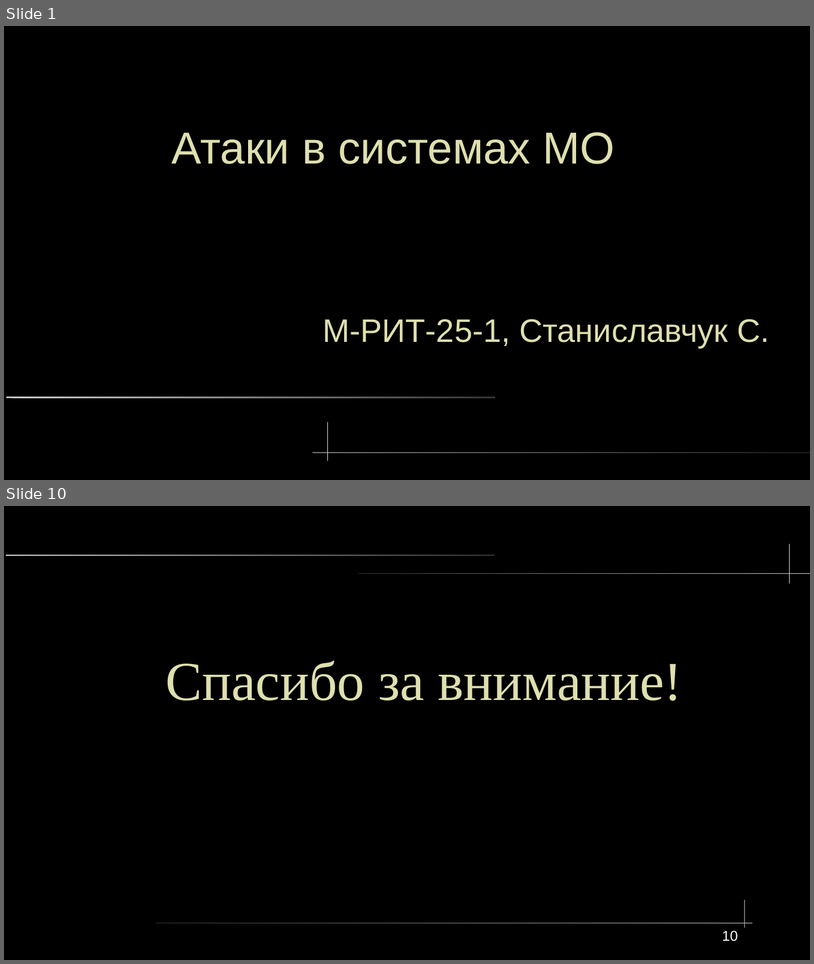
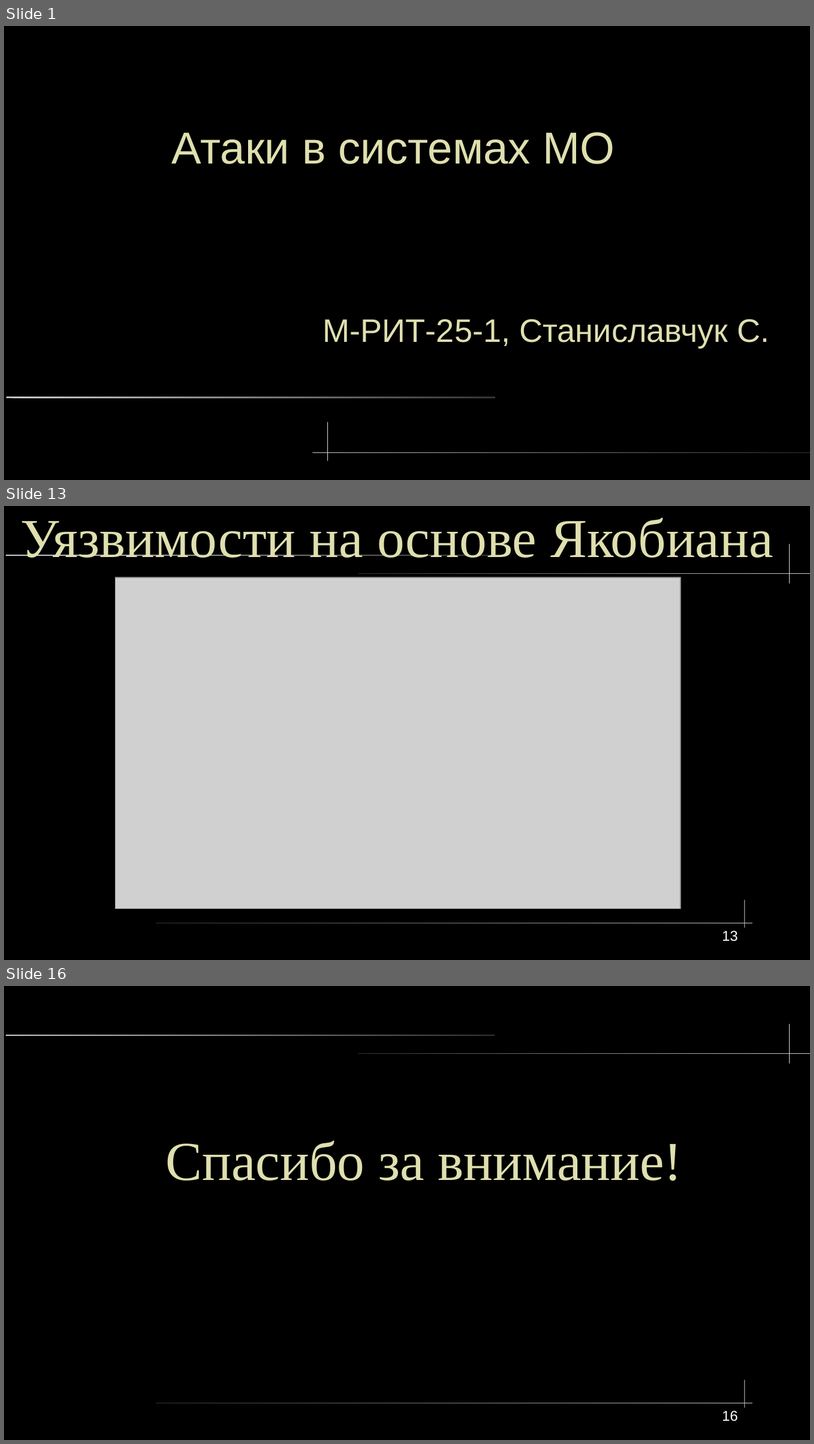
Before and after one commit to lxvevery1/LSTU_MAG, a slide deck: 5_1/ML/lab/coursework/presentation/ProjectOrg.odp. Shown one above the other, each under a label of ours: slides 1 and 10 before the commit, slides 1, 13 and 16 after it; the slides between them are not shown. The pictures are 814x964 and 814x1444 pixels, drawn with LibreOffice and Linux fonts; fonts in the diff are those of the drawing; grey boxes stand for pictures. Boxes give left, top, right and bottom in pixels: in the first picture for what was removed or moved away, otherwise in the second. Text is boxed around its words. In the diff, an @@ line names an element or a change of style, - is before the commit and + after.

```diff
--- a/5_1/ML/lab/coursework/presentation/ProjectOrg.odp
+++ b/5_1/ML/lab/coursework/presentation/ProjectOrg.odp
@@ slide 13 added at (4, 506, 810, 960), background #000000; not listed: 5 template elements that a slide beside it also shows @@
@@ text added at (20, 517, 774, 558), 54 pt, text #DFDFAF @@
+Уязвимости на основе Якобиана
@@ picture added at (115, 578, 681, 909) @@
@@ page number added at (722, 930, 738, 941), 14 pt, text #FFFFFF @@
+13
@@ what was slide 10 is now slide 16 @@
@@ page number at (722, 1410, 738, 1421): text changed @@
-10
+16
```
Also in this commit, not shown: 2 slides changed, 12 other slides added, 6 slides removed, 4 other files.
